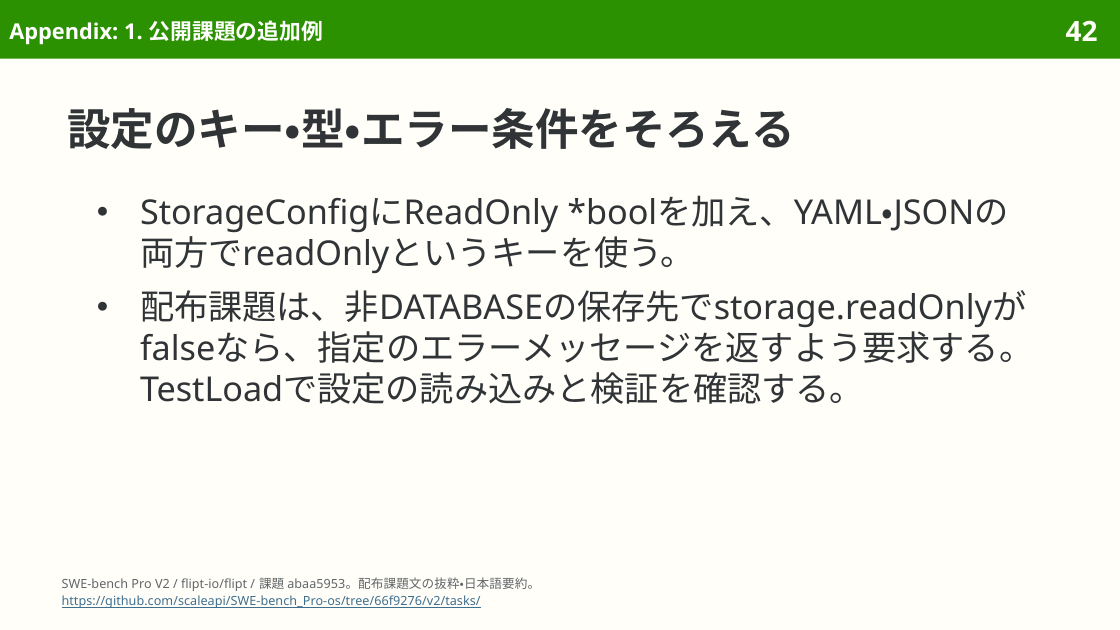
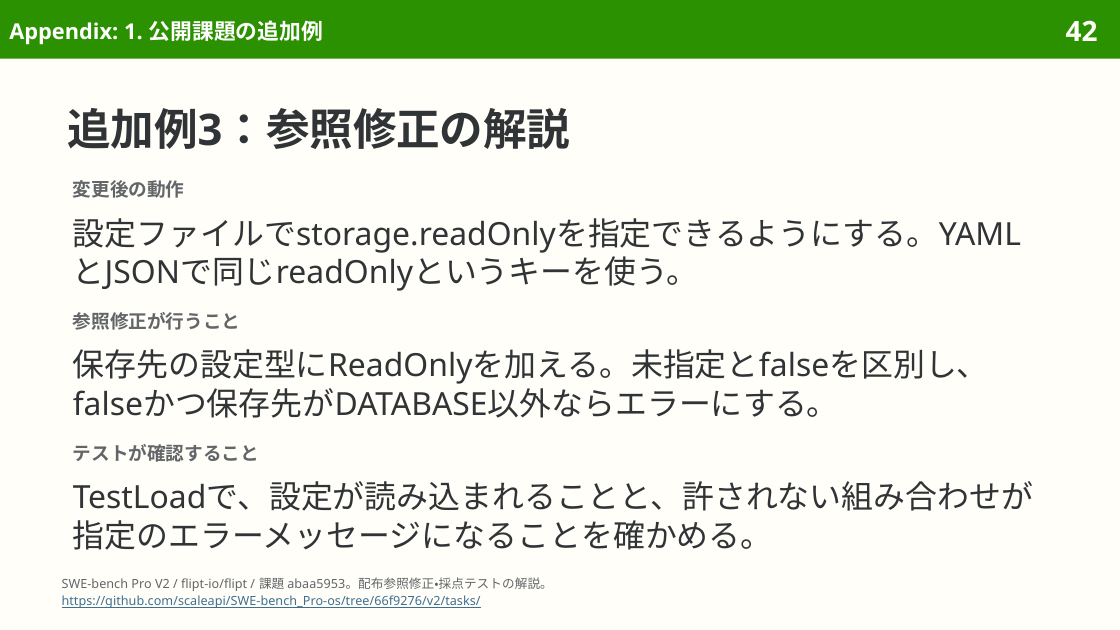
Before and after one commit to sasakiy84/datasets-in-10-minutes, a slide deck: slide 42 of slides/datasets-in-10-minutes-swe-bench-pro.pptx. Drawn at 1120x630 pixels with LibreOffice and Linux fonts; fonts in the diff are those of the drawing. Boxes give left, top, right and bottom in pixels: in the first picture for what was removed or moved away, otherwise in the second. Text is boxed around its words. In the diff, an @@ line names an element or a change of style, - is before the commit and + after.

Commit message:
Clarify SWE-bench Pro example solutions and tighten layouts

```diff
--- a/slides/datasets-in-10-minutes-swe-bench-pro.pptx
+++ b/slides/datasets-in-10-minutes-swe-bench-pro.pptx
@@ title at [67,108,570,149]: text changed @@
-設定のキー・型・エラー条件をそろえる
+追加例3：参照修正の解説
@@ text added at [73,180,185,198], 12 pt, text #626669, bold @@
+変更後の動作
@@ text removed at [140,195,1033,404] @@
-● StorageConfigにReadOnly *boolを加え、YAML・JSONの両方でreadOnlyというキーを使う。
-● 配布課題は、非DATABASEの保存先でstorage.readOnlyがfalseなら、指定のエラーメッセージを返すよう要求する。TestLoadで設定の読み込みと検証を確認する。
@@ text added at [73,218,1021,291], 20.5 pt, text #303437 @@
+設定ファイルでstorage.readOnlyを指定できるようにする。YAMLとJSONで同じreadOnlyというキーを使う。
@@ text added at [73,312,241,330], 12 pt, text #626669, bold @@
+参照修正が行うこと
@@ text added at [73,349,989,418], 20.5 pt, text #303437 @@
+保存先の設定型にReadOnlyを加える。未指定とfalseを区別し、falseかつ保存先がDATABASE以外ならエラーにする。
@@ text added at [73,444,259,462], 12 pt, text #626669, bold @@
+テストが確認すること
@@ text added at [73,481,1033,550], 20.5 pt, text #303437 @@
+TestLoadで、設定が読み込まれることと、許されない組み合わせが指定のエラーメッセージになることを確かめる。
@@ text at [62,577,552,591]: text changed @@
-SWE-bench Pro V2 / flipt-io/flipt / 課題 abaa5953。配布課題文の抜粋・日本語要約。
+SWE-bench Pro V2 / flipt-io/flipt / 課題 abaa5953。配布参照修正・採点テストの解説。
```
Also in this commit, not shown: 26 other slides changed, 3 other files.
